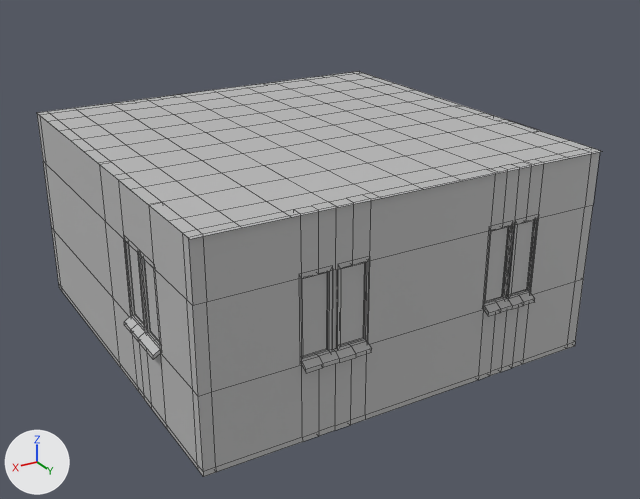
One commit to the FBX model MED5Project/Assets/FBX/room done.fbx: the scene before it, then after it.
Both versions are drawn from a 50 mm lens placed at (0.395, 0.574, 0.383), pointed at (0.038, -0.02, 0.086). The lights are fixed; the arrows at lower left show +X, +Y and +Z. Mesh edges are drawn as thin lines. Where no turn or scale is listed for an object, it has been applied to the vertices. Vertices at the same position are counted once.

Names of what the first picture shows: 'leftWindowLeftBackWall', 'leftWindowRightBackWall', 'leftWindowSideWall', 'pPlane1', 'rightWindowLeftBackWall', 'rightWindowRightBackWall', 'rightWindowSideWall', 'roomWithWalls'.
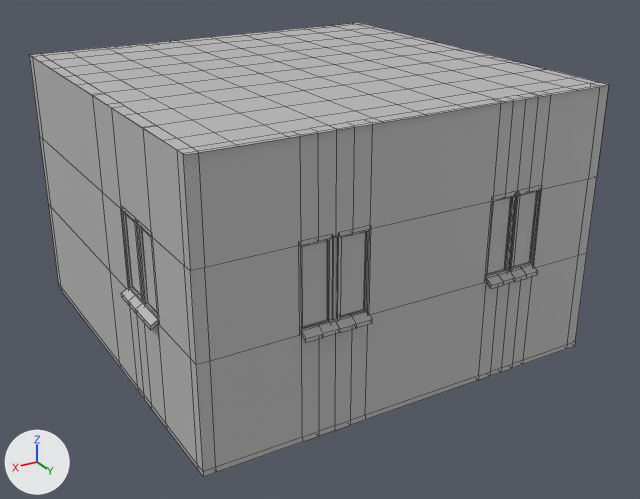
What differs and where, as boxes [x1, y1, x2, y2] in the pictures (640 x 499 px; the box of a moved part takes in the faces that stretch with it):
'roomWithWalls', reshaped
    before: [37, 72, 600, 477]
    after: [30, 53, 608, 477]
'pPlane1', mesh moved
    before: [37, 71, 601, 239]
    after: [30, 22, 609, 155]
part 2 of me_mesh_013, moved or reshaped
    before: [37, 72, 600, 399]
    after: [30, 53, 608, 399]

The change, as a diff of the scene's bpy script:
```diff
--- a/MED5Project/Assets/FBX/room done.fbx.py
+++ b/MED5Project/Assets/FBX/room done.fbx.py
@@ me_mesh_087 @@
 me_mesh_087.from_pydata(...)  # 121 vertices, 100 faces; spans x -0.17..0.17, y -0.17..0.17, z 0.0
 # used by ob_pplane1; location = (0.0438, -0.0447, 0.1844)
+# me_mesh_087 part 1: the whole mesh is moved by (0.0, 0.0, 0.051)
 me_mesh_087.materials.append(mat_lambert1)
@@ me_mesh_013 @@
 # used by ob_roomwithwalls; location = (-0.0007, 0.0, 0.0254)
-me_mesh_013.from_pydata(...)  # 735 vertices, 714 faces; spans x -0.126..0.22, y -0.216..0.128, z -0.012..0.159
+me_mesh_013.from_pydata(...)  # 739 vertices, 714 faces; spans x -0.126..0.22, y -0.216..0.128, z -0.012..0.21
+# me_mesh_013 part 2: 444 vertices moved from x -0.126..0.22, y -0.214..0.128, z 0.047..0.159 to x -0.126..0.22, y -0.214..0.128, z 0.07..0.21; 4 vertices added at x 0.205..0.214, y 0.0..0.059, z 0.137
 me_mesh_013.materials.append(mat_lambert1)
```
